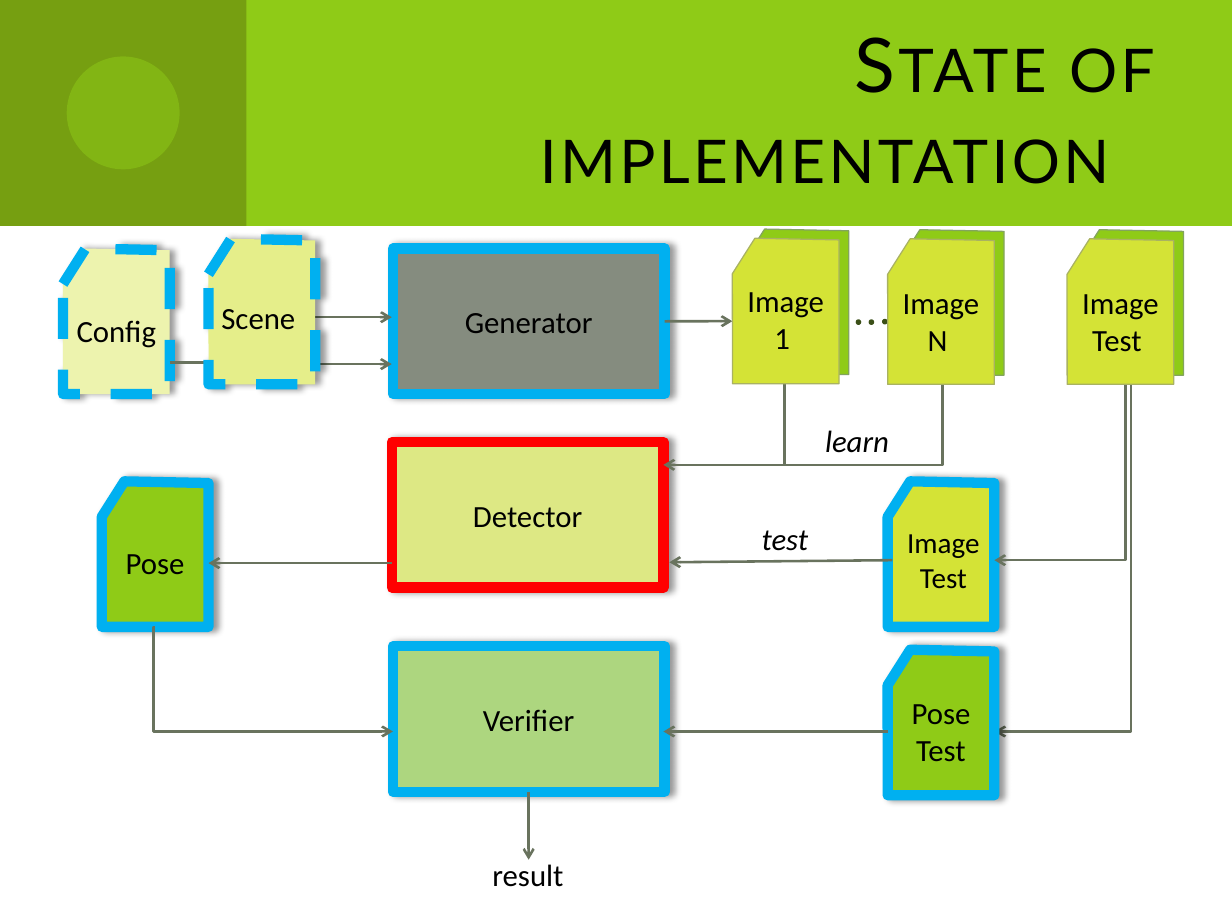
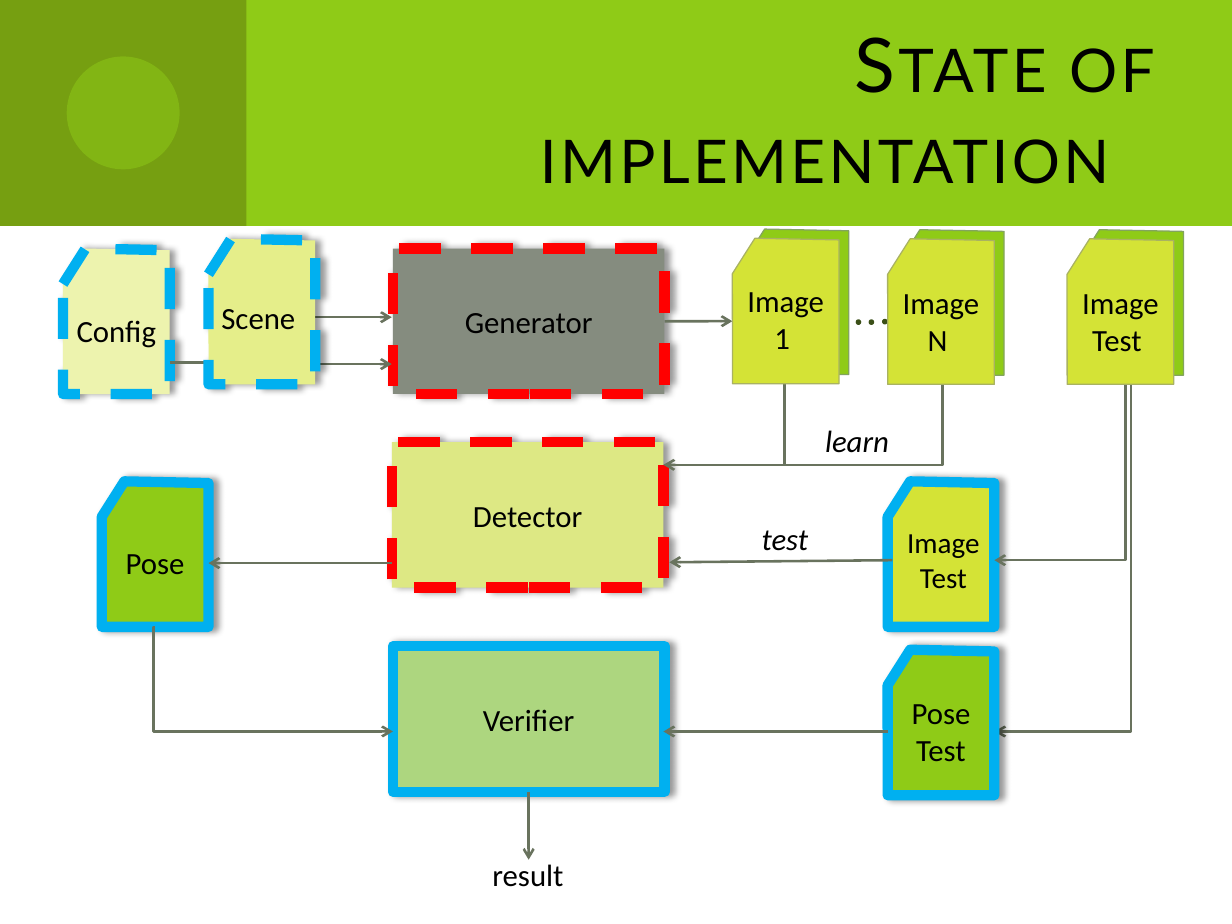
Before and after one commit to Dzess/ALFIRT, a slide deck: slide 13 of documentation/presentation/general_overview.pptx. Drawn at 1232x924 pixels with LibreOffice and Linux fonts; fonts in the diff are those of the drawing. Boxes give left, top, right and bottom in pixels: in the first picture for what was removed or moved away, otherwise in the second. Text is boxed around its words. In the diff, an @@ line names an element or a change of style, - is before the commit and + after.

Commit message:
A bit tweaking of the code

```diff
--- a/documentation/presentation/general_overview.pptx
+++ b/documentation/presentation/general_overview.pptx
@@ rectangle "Generator" at (393,249,664,394): outline #00B0F0 6 pt to #FF0000 6 pt dashed @@
@@ rectangle "Detector" at (392,442,663,588): outline #FF0000 6 pt to #FF0000 6 pt dashed @@
```
